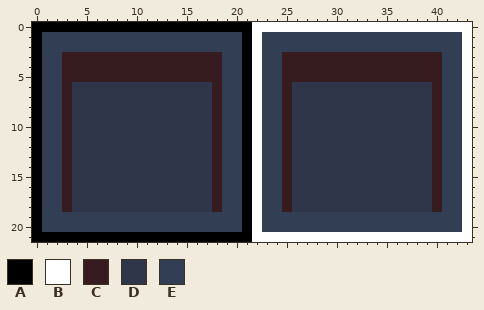
One commit to this pixel-art sprite: Assets/Sprites/Custom/HotSlot.png. That is the earlier state.
The file is 44x22 pixels.
Palette (. is transparent): A #000000  B #ffffff  C #371c1f  D #2f3649  E #313e53
Pixels before, first column x 0:
 0 AAAAAAAAAAAAAAAAAAAAAABBBBBBBBBBBBBBBBBBBBBB
 1 AEEEEEEEEEEEEEEEEEEEEABEEEEEEEEEEEEEEEEEEEEB
 2 AEEEEEEEEEEEEEEEEEEEEABEEEEEEEEEEEEEEEEEEEEB
 3 AEECCCCCCCCCCCCCCCCEEABEECCCCCCCCCCCCCCCCEEB
 4 AEECCCCCCCCCCCCCCCCEEABEECCCCCCCCCCCCCCCCEEB
 5 AEECCCCCCCCCCCCCCCCEEABEECCCCCCCCCCCCCCCCEEB
 6 AEECDDDDDDDDDDDDDDCEEABEECDDDDDDDDDDDDDDCEEB
 7 AEECDDDDDDDDDDDDDDCEEABEECDDDDDDDDDDDDDDCEEB
 8 AEECDDDDDDDDDDDDDDCEEABEECDDDDDDDDDDDDDDCEEB
 9 AEECDDDDDDDDDDDDDDCEEABEECDDDDDDDDDDDDDDCEEB
10 AEECDDDDDDDDDDDDDDCEEABEECDDDDDDDDDDDDDDCEEB
11 AEECDDDDDDDDDDDDDDCEEABEECDDDDDDDDDDDDDDCEEB
12 AEECDDDDDDDDDDDDDDCEEABEECDDDDDDDDDDDDDDCEEB
13 AEECDDDDDDDDDDDDDDCEEABEECDDDDDDDDDDDDDDCEEB
14 AEECDDDDDDDDDDDDDDCEEABEECDDDDDDDDDDDDDDCEEB
15 AEECDDDDDDDDDDDDDDCEEABEECDDDDDDDDDDDDDDCEEB
16 AEECDDDDDDDDDDDDDDCEEABEECDDDDDDDDDDDDDDCEEB
17 AEECDDDDDDDDDDDDDDCEEABEECDDDDDDDDDDDDDDCEEB
18 AEECDDDDDDDDDDDDDDCEEABEECDDDDDDDDDDDDDDCEEB
19 AEEEEEEEEEEEEEEEEEEEEABEEEEEEEEEEEEEEEEEEEEB
20 AEEEEEEEEEEEEEEEEEEEEABEEEEEEEEEEEEEEEEEEEEB
21 AAAAAAAAAAAAAAAAAAAAAABBBBBBBBBBBBBBBBBBBBBB
And afterwards:
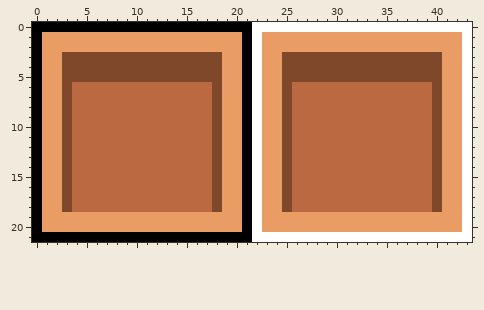
Log entry: Added Toolbar Need to add third slot considering all possible guns
What changed:
Colour C changes from #371c1f to #80482a.
Colour D changes from #2f3649 to #bb6940.
Colour E changes from #313e53 to #e99c63.
Pixel boxes of the changes (left, top, right, bottom) in both pictures:
changed: (42, 32, 462, 232)
